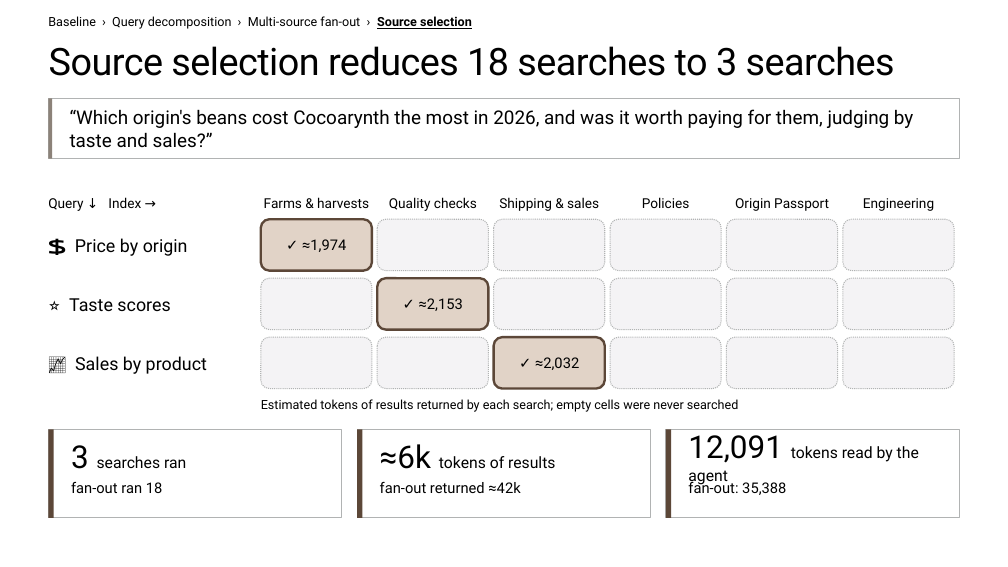
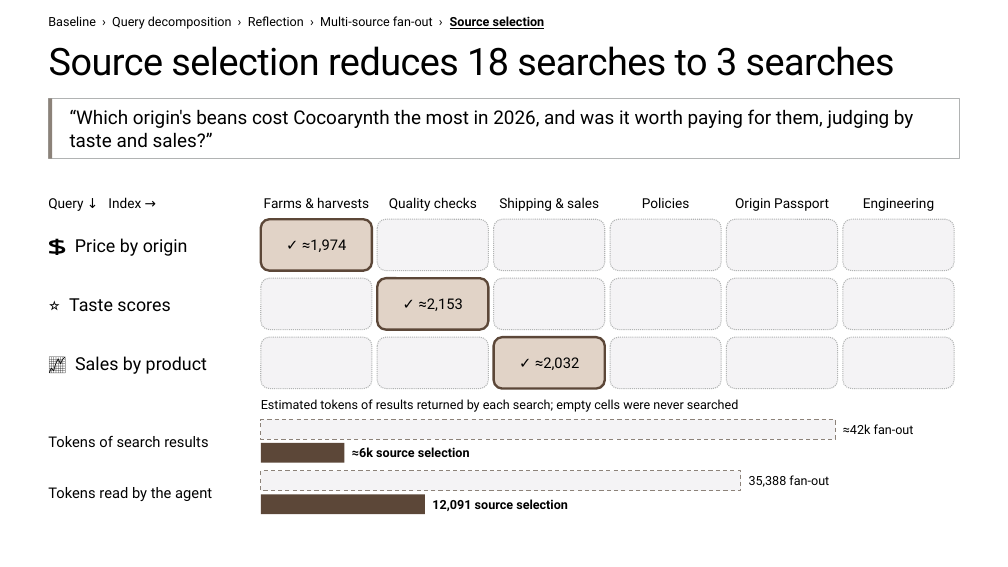
Before and after one commit to microsoft/ignite26-BRK300-building-agentic-retrieval-from-diy-to-foundry-iq, a slide deck: slide 36 of IgniteBRK300-WorkingDeck.pptx (slide 24 before the commit). Drawn at 1008x567 pixels with LibreOffice and Linux fonts; fonts in the diff are those of the drawing; background and template pictures are left out. Boxes give left, top, right and bottom in pixels: in the first picture for what was removed or moved away, otherwise in the second. Text is boxed around its words. In the diff, an @@ line names an element or a change of style, - is before the commit and + after.

```diff
--- a/IgniteBRK300-WorkingDeck.pptx
+++ b/IgniteBRK300-WorkingDeck.pptx
@@ text at bbox=[48, 16, 545, 29]: text changed @@
-Baseline › Query decomposition › Multi-source fan-out › Source selection
+Baseline › Query decomposition › Reflection › Multi-source fan-out › Source selection
@@ text at bbox=[48, 436, 208, 447]: text changed; size 15 to 14 pt @@
-≈6k tokens of results
+Tokens of search results
@@ rectangle removed at bbox=[48, 430, 342, 518] @@
@@ rectangle removed at bbox=[48, 430, 54, 518] @@
@@ text removed at bbox=[71, 445, 186, 469] @@
-3 searches ran
@@ rectangle added at bbox=[261, 420, 836, 439], fill #F4F3F5, outline #8C8279 1 pt dashed @@
@@ rectangle added at bbox=[261, 443, 345, 463], fill #5C4738 @@
@@ text added at bbox=[352, 447, 470, 457], 12 pt, text #000000, bold @@
+≈6k source selection
@@ rectangle removed at bbox=[666, 430, 960, 518] @@
@@ rectangle removed at bbox=[666, 430, 671, 518] @@
@@ text added at bbox=[843, 424, 914, 434], 12 pt, text #000000 @@
+≈42k fan-out
@@ rectangle: place and size @@
-rectangle at bbox=[357, 430, 650, 518]
+rectangle at bbox=[261, 471, 741, 491]
@@ rectangle at bbox=[261, 471, 741, 491]: fill #FFFFFF to #F4F3F5; outline #B1B3B3 1 pt to #8C8279 1 pt dashed @@
@@ text at bbox=[749, 475, 829, 487]: text changed; size 14 to 12 pt @@
-fan-out: 35,388
+35,388 fan-out
@@ text "35,388 fan-out" at bbox=[749, 475, 829, 487]: vertical alignment top to middle @@
@@ text at bbox=[48, 487, 212, 501]: text changed; size 15 to 14 pt @@
-12,091 tokens read by the agent
+Tokens read by the agent
@@ text removed at bbox=[71, 482, 163, 493] @@
-fan-out ran 18
@@ rectangle: place and size @@
-rectangle at bbox=[357, 430, 362, 518]
+rectangle at bbox=[261, 495, 425, 514]
@@ text removed at bbox=[380, 482, 520, 493] @@
-fan-out returned ≈42k
@@ text added at bbox=[432, 499, 568, 511], 12 pt, text #000000, bold @@
+12,091 source selection
```
Also in this commit, not shown: 33 other slides changed, 8 slides added.
